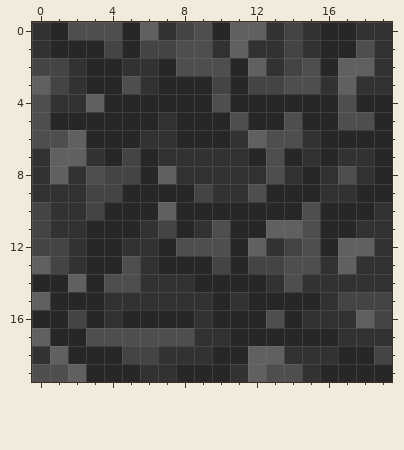
Two states of a pixel-art sprite, IvanTheRussian/src/main/Resorces/FakeWall.png. Above: the version before the commit.
The file is 20x20 pixels. Colours within 5 levels of each other are drawn and written as one.
After the commit:
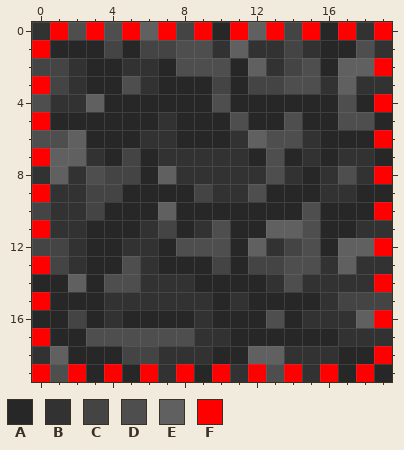
Palette (. is transparent): A #272727  B #323232  C #444444  D #4e4e4e  E #606060  F #ff0000
The exact change:
@@ x 0..19 @@
- 0 BADDDAEBCDAEEBCBAABB
- 1 BAAACACCDDBEBBCBAADB
- 2 CCBAABBADDDAEBCDAEEB
- 3 ECBAADBAAACACCDDBEBB
- 4 DBBEAAAAAADAAAAAADAA
- 5 DAAAAAABAAADAADAADDA
- 6 DDEAAABBAAABEDDBAAAA
- 7 BEEBACABBBBBADABABBA
- 8 BEBDCCAEBBBBBDBABDBA
- 9 BBBCCAAAACBBDAAABBAA
-10 CBBCAAAEAAAAAAADAAAB
-11 CBBAAABCABDAAEEDAABB
-12 CCBAABBADDDAEBCDAEEB
-13 ECBAADBAAACACCDDBEBB
-14 AAEADDBBBAAAABDBBBBB
-15 EAAABBBBBBABAAAABCCC
-16 AACABAAAABAAADABBBEC
-17 EAADDDDDDBBAAAAAABBB
-18 BEAAACCBBBAAEEBBBAAC
-19 DDEAAABBAAABEDDBAAAA
+ 0 BFDFDFEFCFAFEFCFAFBF
+ 1 FAAACACCDDBEBBCBAADB
+ 2 CCBAABBADDDAEBCDAEEF
+ 3 FCBAADBAAACACCDDBEBB
+ 4 DBBEAAAAAADAAAAAADAF
+ 5 FAAAAAABAAADAADAADDA
+ 6 DDEAAABBAAABEDDBAAAF
+ 7 FEEBACABBBBBADABABBA
+ 8 BEBDCCAEBBBBBDBABDBF
+ 9 FBBCCAAAACBBDAAABBAA
+10 CBBCAAAEAAAAAAADAAAF
+11 FBBAAABCABDAAEEDAABB
+12 CCBAABBADDDAEBCDAEEF
+13 FCBAADBAAACACCDDBEBB
+14 AAEADDBBBAAAABDBBBBF
+15 FAAABBBBBBABAAAABCCC
+16 AACABAAAABAAADABBBEF
+17 FAADDDDDDBBAAAAAABBB
+18 BEAAACCBBBAAEEBBBAAF
+19 FDFAFAFBFAFBFDFBFAFA
